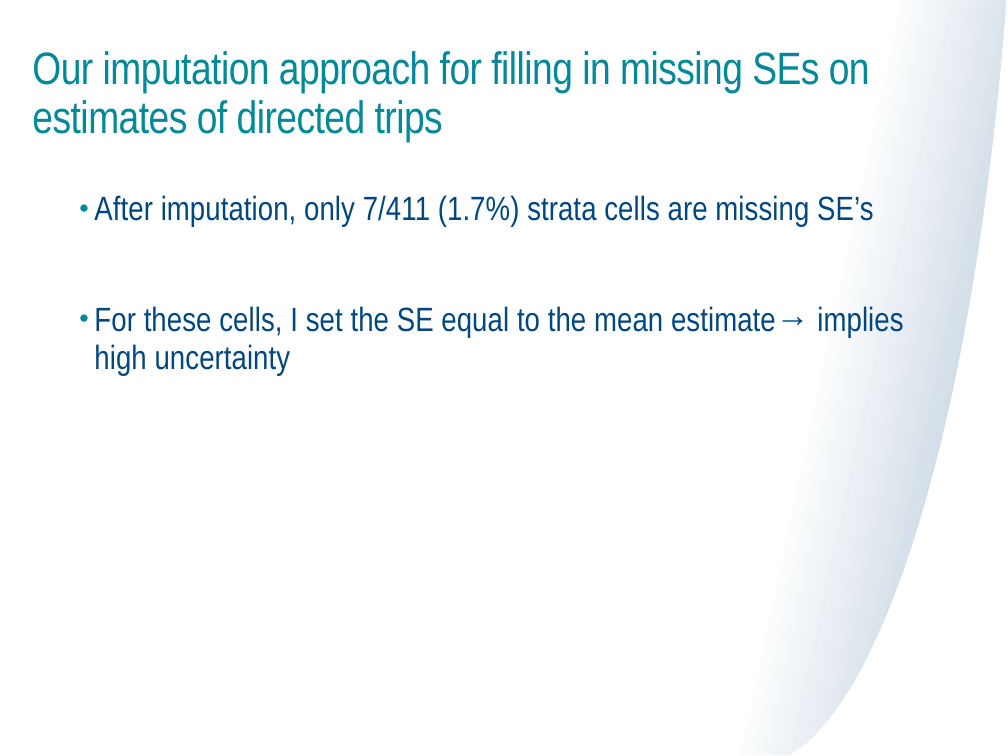
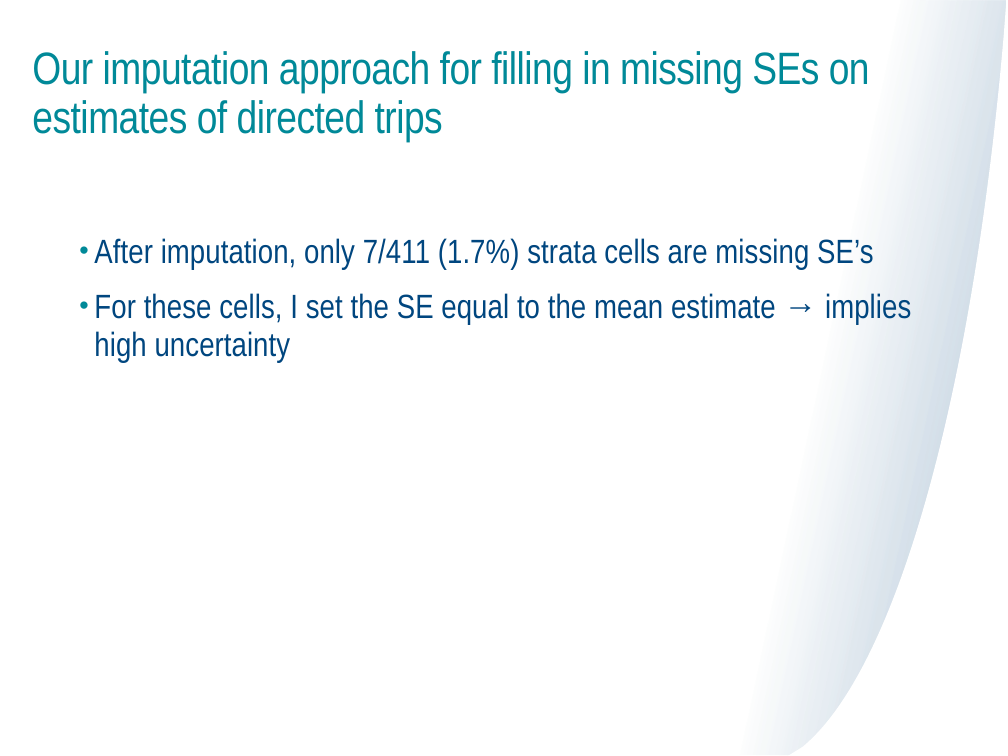
Before and after one commit to mle2718/flukeRDM, a slide deck: slide 21 of docs/TC meeting 6-20-25 Lou.pptx (slide 11 before the commit). Drawn at 1008x756 pixels with LibreOffice and Linux fonts; fonts in the diff are those of the drawing. Boxes give left, top, right and bottom in pixels: in the first picture for what was removed or moved away, otherwise in the second. Text is boxed around its words. In the diff, an @@ line names an element or a change of style, - is before the commit and + after.

```diff
--- a/docs/TC meeting 6-20-25 Lou.pptx
+++ b/docs/TC meeting 6-20-25 Lou.pptx
@@ text "After imputation, only 7/411 (1.7%) ...": place and size @@
-text "After imputation, only 7/411 (1.7%) ..." at (94, 195, 903, 375)
+text "After imputation, only 7/411 (1.7%) ..." at (94, 238, 911, 362)
@@ text at (94, 293, 911, 362): spaces changed @@
-• For these cells, I set the SE equal to the mean estimate→ implies high uncertainty
+• For these cells, I set the SE equal to the mean estimate → implies high uncertainty
```
Also in this commit, not shown: 17 other slides changed, 14 slides added, 2 slides removed, 8 other files.
